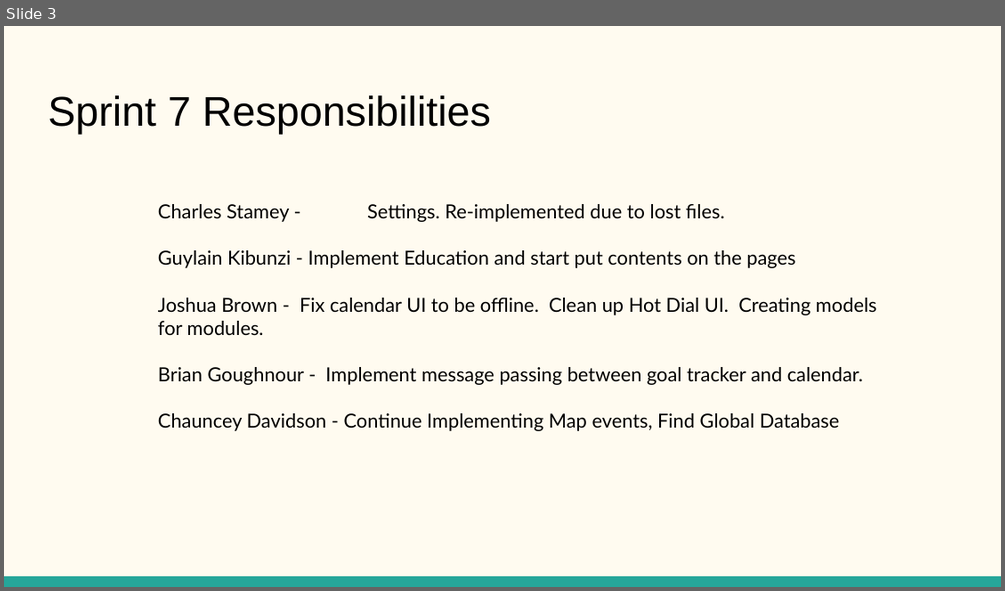
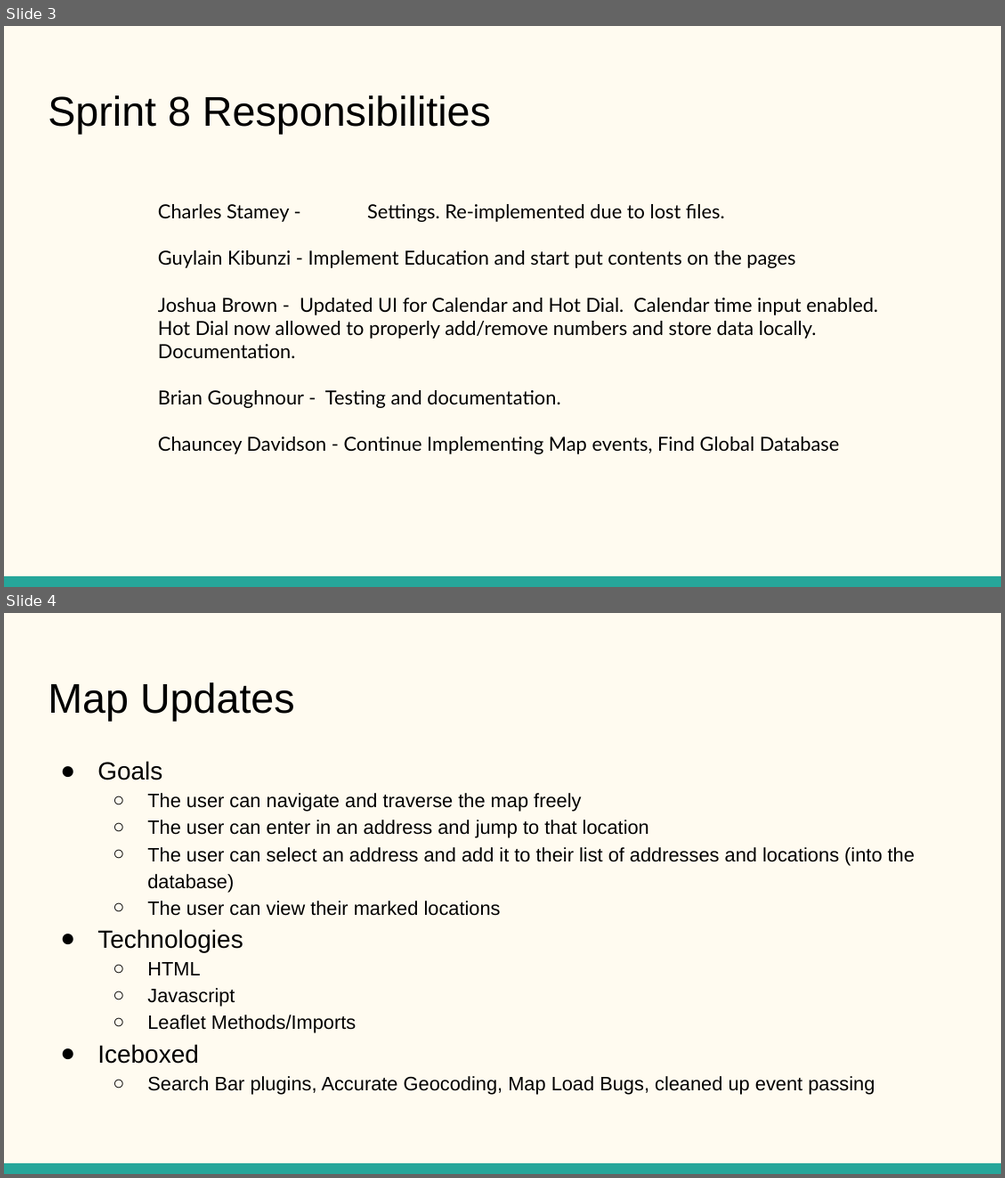
Before and after one commit to stevieclean/UNCG-CSE-Senior_Proj, a slide deck: presentation/Progress Report 7.pptx. Shown one above the other, each under a label of ours: slide 3 before the commit, slides 3 and 4 after it. The pictures are 1005x591 and 1005x1178 pixels, drawn with LibreOffice and Linux fonts; fonts in the diff are those of the drawing. Boxes give left, top, right and bottom in pixels: in the first picture for what was removed or moved away, otherwise in the second. Text is boxed around its words. In the diff, an @@ line names an element or a change of style, - is before the commit and + after.

```diff
--- a/presentation/Progress Report 7.pptx
+++ b/presentation/Progress Report 7.pptx
@@ slide 4 added at bbox=[4, 613, 1001, 1174], background #FFFBF0; not listed: 1 template element that a slide beside it also shows @@
@@ title added at bbox=[48, 682, 295, 721], 30 pt, text #000000 @@
+Map Updates
@@ text added at bbox=[97, 761, 914, 1094], 14 pt, text #000000 @@
+● Goals
+  ○ The user can navigate and traverse the map freely
+  ○ The user can enter in an address and jump to that location
+  ○ The user can select an address and add it to their list of addresses and locations (into the database)
+  ○ The user can view their marked locations
+● Technologies
+  ○ HTML
+  ○ Javascript
+  ○ Leaflet Methods/Imports
+● Iceboxed
+  ○ Search Bar plugins, Accurate Geocoding, Map Load Bugs, cleaned up event passing
@@ slide 3 changed as well @@
@@ title at bbox=[48, 95, 491, 134]: text changed @@
-Sprint 7 Responsibilities
+Sprint 8 Responsibilities
@@ text at bbox=[158, 297, 878, 408]: text changed @@
-Joshua Brown - Fix calendar UI to be offline. Clean up Hot Dial UI. Creating models for modules.
-Brian Goughnour - Implement message passing between goal tracker and calendar.
+Joshua Brown - Updated UI for Calendar and Hot Dial. Calendar time input enabled. Hot Dial now allowed to properly add/remove numbers and store data locally. Documentation.
+Brian Goughnour - Testing and documentation.
```
Also in this commit, not shown: 2 other slides changed, 3 other slides added, 2 slides removed.
